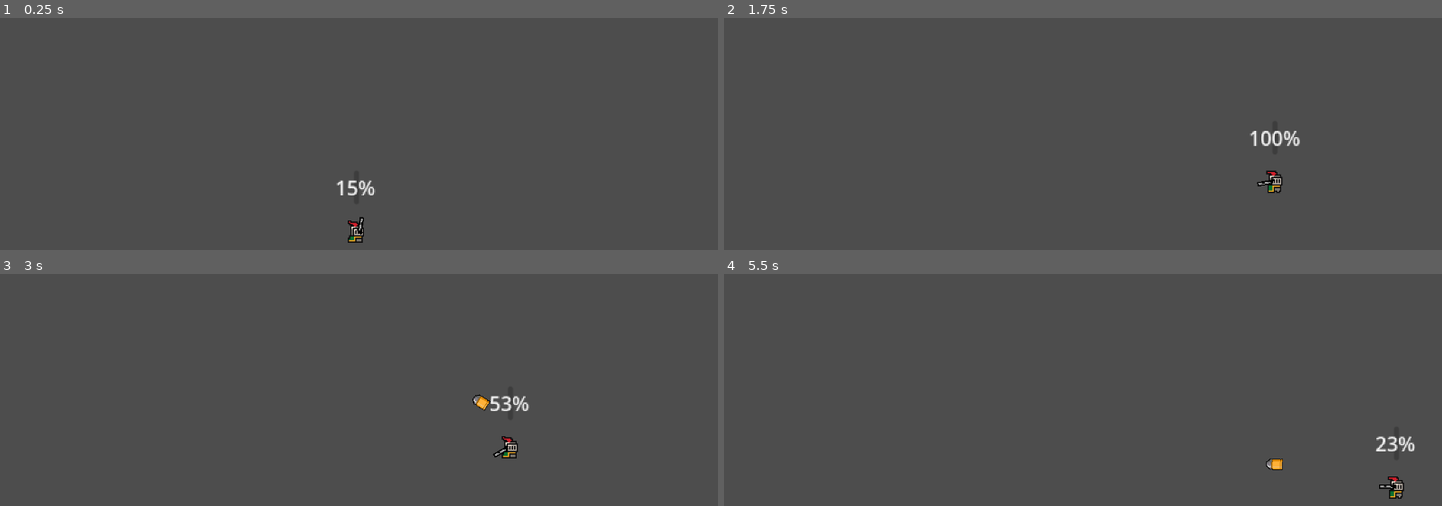
Above: before the commit, frames 1-4 (two rows, left to right).
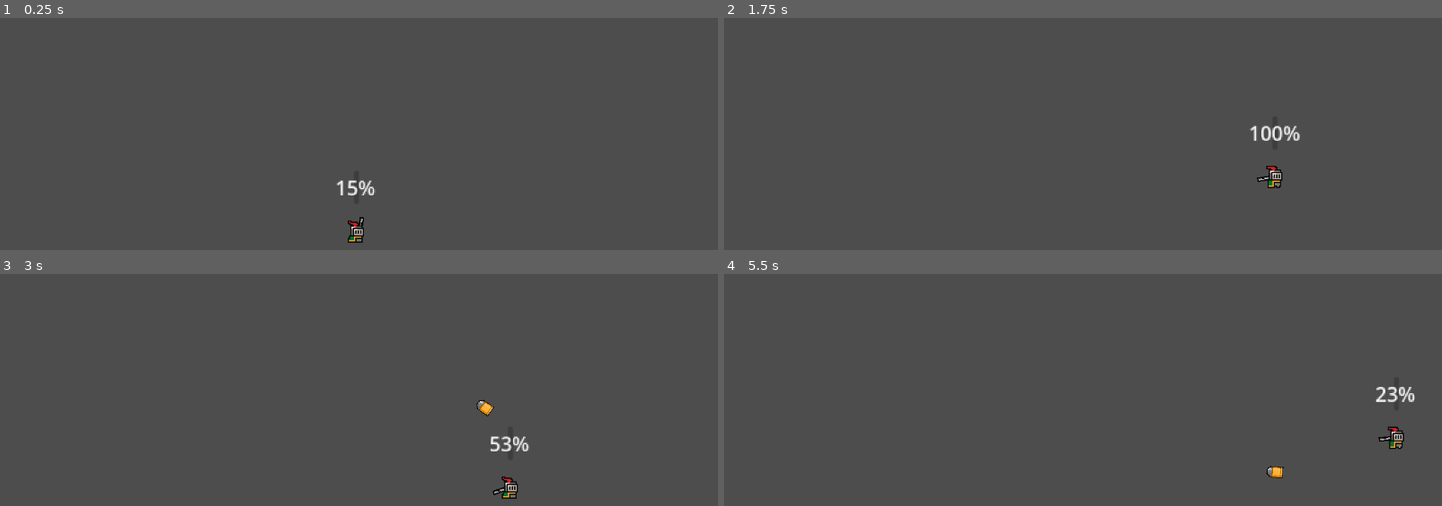
Above: after the commit, the same moments.

Repository: BridgetWidget/IT145-Project
Game: Godot game, scene res://world.tscn
Same seed, same stepped clock (60 frames per second), same inputs: the game is played once before the commit and once after it.
Inputs (mouse positions are in pixels of both pictures, inside the frame that each line leads up to):
- Up to frame 1 (0.25 s): no input
- Up to frame 2 (1.75 s): tap Enter (ui_accept) at 0.5, 0.6, 1.55 s; move the mouse to (1240, 198) at 0.52 s; hold Right (ui_right) from 0.53 s (still down); tap W (Jump, bound only after the commit) at 0.77, 0.8, 1.07, 1.35, 1.52 s; move the mouse to (939, 238) at 1.27 s
- Up to frame 3 (3 s): tap W (Jump, bound only after the commit) at 1.82, 2.3 s; move the mouse to (430, 387) at 2.02 s; release Right (ui_right) at 2.03 s; hold Left (ui_left) 2.03-2.78 s; click (430, 387) at 2.1 s; move the mouse to (outside the picture) at 2.77 s; hold Right (ui_right) from 2.78 s (still down); tap Enter (ui_accept) at 2.85 s
- Up to frame 4 (5.5 s): tap W (Jump, bound only after the commit) at 3.02, 3.32, 3.77, 3.8, 4.07, 4.35, 4.52, 4.82, 5.3 s; move the mouse to (outside the picture) at 3.52 s; tap Enter (ui_accept) at 3.6, 4.55 s; move the mouse to (867, 415) at 4.27 s; release Right (ui_right) at 4.28 s; hold Left (ui_left) 4.28-5.03 s; move the mouse to (1118, 475) at 5.02 s; hold Right (ui_right) from 5.03 s (still down); click (1118, 475) at 5.1 s

The runs differ from the first frame. In frame 1, less than 0.1% of the frame differs, in the area x 49-51%, y 89-94%; in frame 2, 0.6%; in frame 3, 0.9%; in frame 4, 0.9%, in the area x 75-97%, y 48-97%.

Commit message:
audio/animations
added audio animations and fixed collision :)

Diff:
--- a/Bullet.tscn
+++ b/Bullet.tscn
@@ -46,7 +46,7 @@
 }],
 "loop": true,
 "name": &"default",
-"speed": 24.0
+"speed": 10.0
 }]
 
 [node name="bullet" type="Area2D"]
@@ -62,7 +62,8 @@
 [node name="AnimatedSprite2D" type="AnimatedSprite2D" parent="."]
 scale = Vector2(0.5, 0.5)
 sprite_frames = SubResource("SpriteFrames_3iaeh")
-frame_progress = 0.0912459
+autoplay = "default"
+frame_progress = 0.705508
 
 [node name="VisibleOnScreenNotifier2D" type="VisibleOnScreenNotifier2D" parent="."]
 scale = Vector2(0.8, 0.65)
--- /dev/null
+++ b/default_bus_layout.tres
@@ -0,0 +1,4 @@
+[gd_resource type="AudioBusLayout" format=3 uid="uid://c8fksy804wbpw"]
+
+[resource]
+bus/0/volume_db = -29.2359
--- /dev/null
+++ b/music.tscn
@@ -0,0 +1,7 @@
+[gd_scene load_steps=2 format=3 uid="uid://bl1hrer7qj6pf"]
+
+[ext_resource type="AudioStream" uid="uid://5pck0f65g2ys" path="res://PM-Desert3.wav" id="1_a7blx"]
+
+[node name="Music" type="AudioStreamPlayer2D"]
+stream = ExtResource("1_a7blx")
+autoplay = true
--- a/player.gd
+++ b/player.gd
@@ -1,9 +1,9 @@
 extends CharacterBody2D
 
+@onready var animated_sprite_2d = $AnimatedSprite2D
 
 const SPEED = 130.0
 const JUMP_VELOCITY = -300.0
-var personl1 = true
 # Get the gravity from the project settings to be synced with RigidBody nodes.
 var gravity = ProjectSettings.get_setting("physics/2d/default_gravity")
 
@@ -15,12 +15,18 @@
 		velocity.y += gravity * delta
 
 	# Handle Jump.
-	if Input.is_action_just_pressed("ui_accept") and is_on_floor():
+	if Input.is_action_just_pressed("Jump") and is_on_floor():
 		velocity.y = JUMP_VELOCITY
 
 	# Get the input direction and handle the movement/deceleration.
 	# As good practice, you should replace UI actions with custom gameplay actions.
-	var direction = Input.get_axis("ui_left", "ui_right")
+	var direction = Input.get_axis("runleft", "runright")
+
+	# Flipthe Sprite
+	if direction > 0:
+		animated_sprite_2d.flip_h = false
+	elif direction < 0:
+		animated_sprite_2d.flip_h = true
 	if direction:
 		velocity.x = direction * SPEED
 	else:
--- a/player.tscn
+++ b/player.tscn
@@ -1,12 +1,8 @@
 [gd_scene load_steps=26 format=3 uid="uid://ctiigfp7pt32e"]
 
 [ext_resource type="Texture2D" uid="uid://0pgtmwiu7an0" path="res://knight.png" id="1_7j2l0"]
-[ext_resource type="Script" uid="uid://cc0pjqg888mim" path="res://player.gd" id="1_sary1"]
+[ext_resource type="Script" path="res://player.gd" id="1_sary1"]
 [ext_resource type="PackedScene" uid="uid://d1x2s60dynt4b" path="res://Gun.tscn" id="3_i3pqv"]
-
-[sub_resource type="CapsuleShape2D" id="CapsuleShape2D_66pxa"]
-radius = 5.0
-height = 16.0
 
 [sub_resource type="AtlasTexture" id="AtlasTexture_57ob8"]
 atlas = ExtResource("1_7j2l0")
@@ -166,23 +162,15 @@
 "speed": 5.0
 }]
 
+[sub_resource type="CapsuleShape2D" id="CapsuleShape2D_66pxa"]
+radius = 5.0
+height = 16.0
+
 [node name="Player" type="CharacterBody2D"]
 collision_layer = 9
 collision_mask = 9
 safe_margin = 0.001
 script = ExtResource("1_sary1")
-
-[node name="CollisionShape2D" type="CollisionShape2D" parent="."]
-modulate = Color(0, 0, 1, 1)
-top_level = true
-position = Vector2(0, 4)
-shape = SubResource("CapsuleShape2D_66pxa")
-
-[node name="AnimatedSprite2D" type="AnimatedSprite2D" parent="."]
-sprite_frames = SubResource("SpriteFrames_24n6b")
-animation = &"Idle"
-autoplay = "Idle"
-frame_progress = 0.371524
 
 [node name="Gun" parent="." instance=ExtResource("3_i3pqv")]
 position = Vector2(0, 5)
@@ -192,3 +180,14 @@
 offset_top = -46.0
 offset_right = 2.0
 offset_bottom = -19.0
+metadata/_edit_use_anchors_ = true
+
+[node name="AnimatedSprite2D" type="AnimatedSprite2D" parent="."]
+sprite_frames = SubResource("SpriteFrames_24n6b")
+animation = &"Run"
+autoplay = "Idle"
+
+[node name="CollisionShape2D" type="CollisionShape2D" parent="."]
+modulate = Color(0, 0, 1, 1)
+position = Vector2(0, 4)
+shape = SubResource("CapsuleShape2D_66pxa")
--- a/project.godot
+++ b/project.godot
@@ -12,8 +12,12 @@
 
 config/name="Nosepounding3.0"
 run/main_scene="res://world.tscn"
-config/features=PackedStringArray("4.4", "Forward Plus")
+config/features=PackedStringArray("4.1", "Forward Plus")
 config/icon="res://icon.svg"
+
+[autoload]
+
+Music="*res://music.tscn"
 
 [dotnet]
 
@@ -23,10 +27,10 @@
 
 ui_accept={
 "deadzone": 0.5,
-"events": [Object(InputEventKey,"resource_local_to_scene":fa …(174 unchanged characters)… l_keycode":0,"key_label":0,"unicode":0,"location":0,"echo":false,"script":null)
-, Object(InputEventKey,"resource_local_to_scene":false,"reso …(165 unchanged characters)… l_keycode":0,"key_label":0,"unicode":0,"location":0,"echo":false,"script":null)
-, Object(InputEventKey,"resource_local_to_scene":false,"resource_name":"","device":0,"window_id":0,"alt_pressed":false,"shift_pressed":false,"ctrl_pressed":false,"meta_pressed":false,"pressed":false,"keycode":32,"physical_keycode":0,"key_label":0,"unicode":32,"location":0,"echo":false,"script":null)
-, Object(InputEventKey,"resource_local_to_scene":false,"reso …(166 unchanged characters)… ode":4194320,"key_label":0,"unicode":0,"location":0,"echo":false,"script":null)
+"events": [Object(InputEventKey,"resource_local_to_scene":fa …(174 unchanged characters)… l_keycode":0,"key_label":0,"unicode":0,"echo":false,"script":null)
+, Object(InputEventKey,"resource_local_to_scene":false,"reso …(165 unchanged characters)… l_keycode":0,"key_label":0,"unicode":0,"echo":false,"script":null)
+, Object(InputEventKey,"resource_local_to_scene":false,"resource_name":"","device":0,"window_id":0,"alt_pressed":false,"shift_pressed":false,"ctrl_pressed":false,"meta_pressed":false,"pressed":false,"keycode":32,"physical_keycode":0,"key_label":0,"unicode":32,"echo":false,"script":null)
+, Object(InputEventKey,"resource_local_to_scene":false,"reso …(166 unchanged characters)… ode":4194320,"key_label":0,"unicode":0,"echo":false,"script":null)
 ]
 }
 fire={
@@ -34,6 +38,24 @@
 "events": [Object(InputEventMouseButton,"resource_local_to_scene":false,"resource_name":"","device":-1,"window_id":0,"a …(253 unchanged characters)…
 ]
 }
+Jump={
+"deadzone": 0.5,
+"events": [Object(InputEventKey,"resource_local_to_scene":false,"resource_name":"","device":-1,"window_id":0,"alt_pressed":false,"shift_pressed":false,"ctrl_pressed":false,"meta_pressed":false,"pressed":false,"keycode":0,"physical_keycode":87,"key_label":0,"unicode":119,"echo":false,"script":null)
+, Object(InputEventKey,"resource_local_to_scene":false,"resource_name":"","device":-1,"window_id":0,"alt_pressed":false,"shift_pressed":false,"ctrl_pressed":false,"meta_pressed":false,"pressed":false,"keycode":0,"physical_keycode":32,"key_label":0,"unicode":32,"echo":false,"script":null)
+]
+}
+runleft={
+"deadzone": 0.5,
+"events": [Object(InputEventKey,"resource_local_to_scene":false,"resource_name":"","device":-1,"window_id":0,"alt_pressed":false,"shift_pressed":false,"ctrl_pressed":false,"meta_pressed":false,"pressed":false,"keycode":0,"physical_keycode":65,"key_label":0,"unicode":97,"echo":false,"script":null)
+, Object(InputEventKey,"resource_local_to_scene":false,"resource_name":"","device":-1,"window_id":0,"alt_pressed":false,"shift_pressed":false,"ctrl_pressed":false,"meta_pressed":false,"pressed":false,"keycode":0,"physical_keycode":4194319,"key_label":0,"unicode":0,"echo":false,"script":null)
+]
+}
+runright={
+"deadzone": 0.5,
+"events": [Object(InputEventKey,"resource_local_to_scene":false,"resource_name":"","device":-1,"window_id":0,"alt_pressed":false,"shift_pressed":false,"ctrl_pressed":false,"meta_pressed":false,"pressed":false,"keycode":0,"physical_keycode":68,"key_label":0,"unicode":100,"echo":false,"script":null)
+, Object(InputEventKey,"resource_local_to_scene":false,"resource_name":"","device":-1,"window_id":0,"alt_pressed":false,"shift_pressed":false,"ctrl_pressed":false,"meta_pressed":false,"pressed":false,"keycode":0,"physical_keycode":4194321,"key_label":0,"unicode":0,"echo":false,"script":null)
+]
+}
 
 [rendering]
 
Not shown: 1 places in Bullet.tscn that only renumber resources
Not shown: 1 places in Gun.tscn that only renumber resources
Not shown, added: PM-Desert3.wav.import
Not shown, added: PM-Desert3.wav
